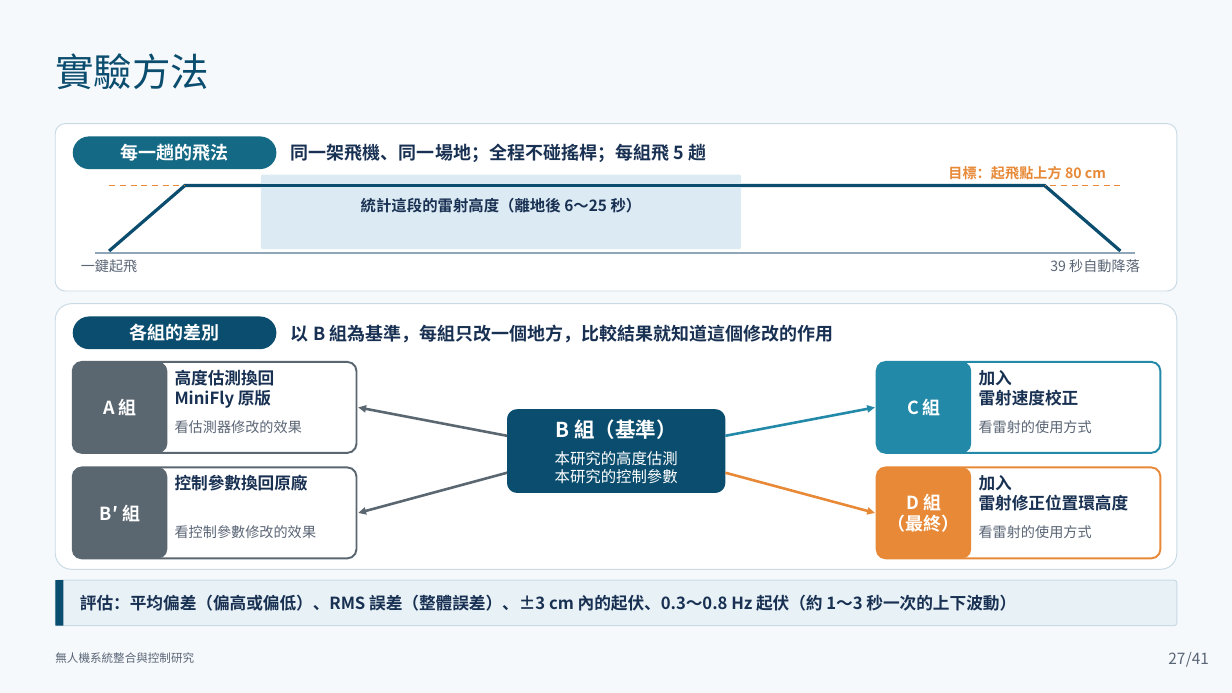
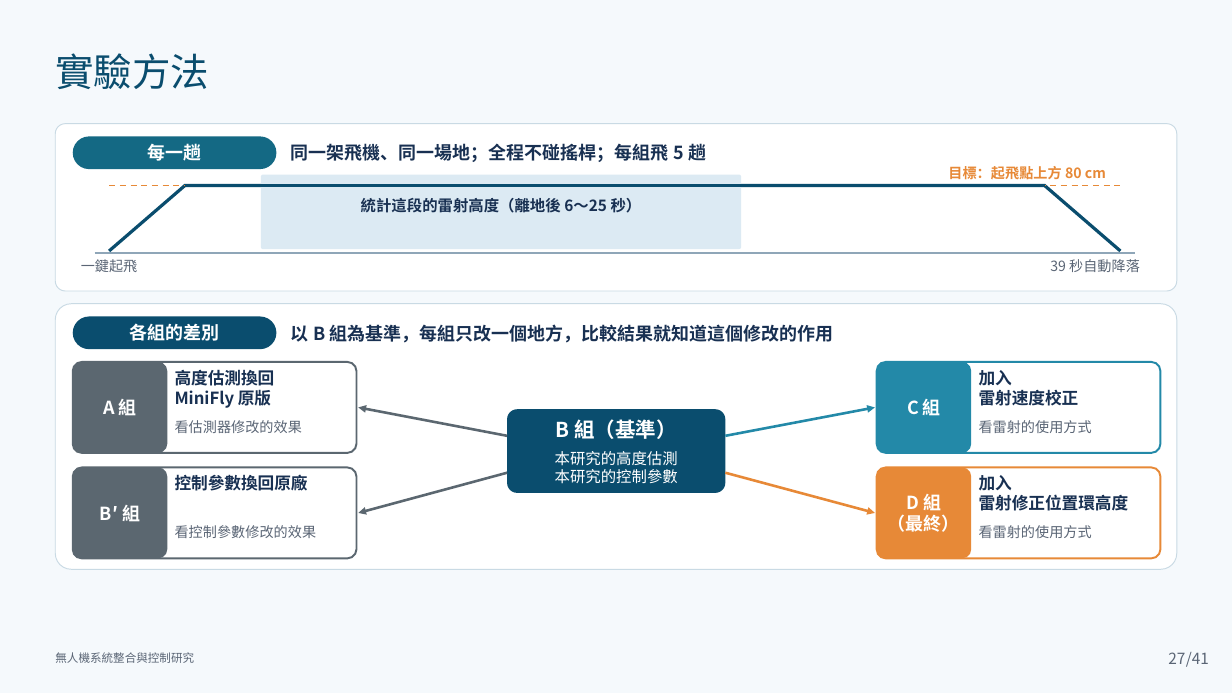
Before and after one commit to lingken1028/-, a slide deck: slide 27 of 無人機系統整合與控制研究_口試簡報 2.pptx. Drawn at 1232x693 pixels with LibreOffice and Linux fonts; fonts in the diff are those of the drawing. Boxes give left, top, right and bottom in pixels: in the first picture for what was removed or moved away, otherwise in the second. Text is boxed around its words. In the diff, an @@ line names an element or a change of style, - is before the commit and + after.

```diff
--- a/無人機系統整合與控制研究_口試簡報 2.pptx
+++ b/無人機系統整合與控制研究_口試簡報 2.pptx
@@ text in rounded rectangle at bbox=[148, 143, 202, 161]: text changed @@
-每一趟的飛法
+每一趟
@@ rounded rectangle removed at bbox=[55, 580, 1177, 626] @@
@@ rounded rectangle removed at bbox=[55, 580, 64, 626] @@
@@ text removed at bbox=[80, 594, 1016, 611] @@
-評估：平均偏差（偏高或偏低）、RMS 誤差（整體誤差）、±3 cm 內的起伏、0.3～0.8 Hz 起伏（約 1～3 秒一次的上下波動）
```
Also in this commit, not shown: 11 other slides changed.
